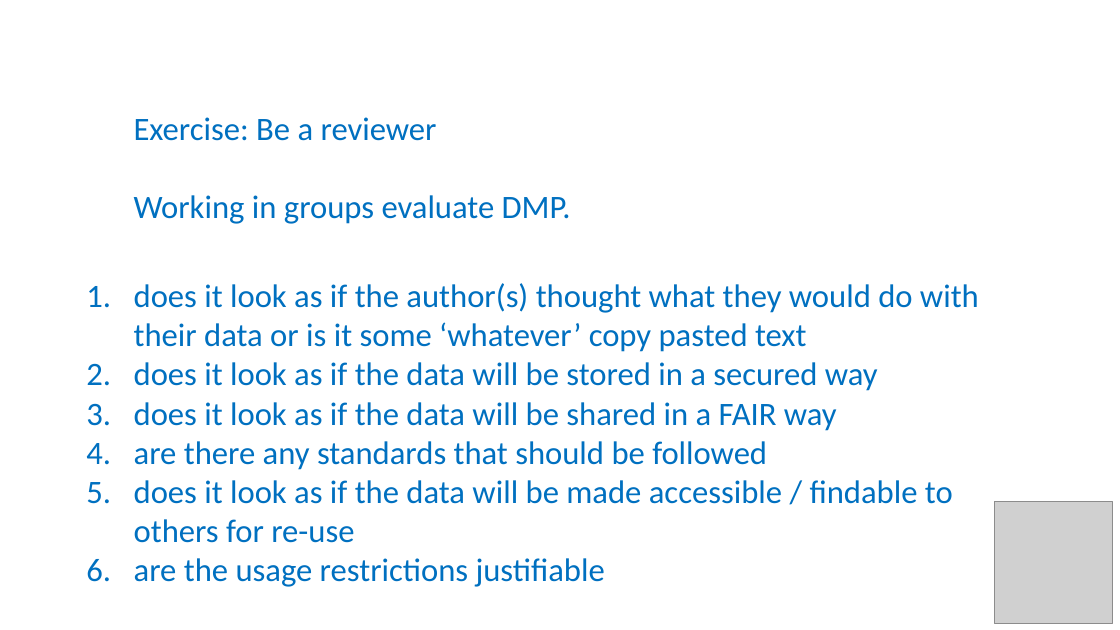
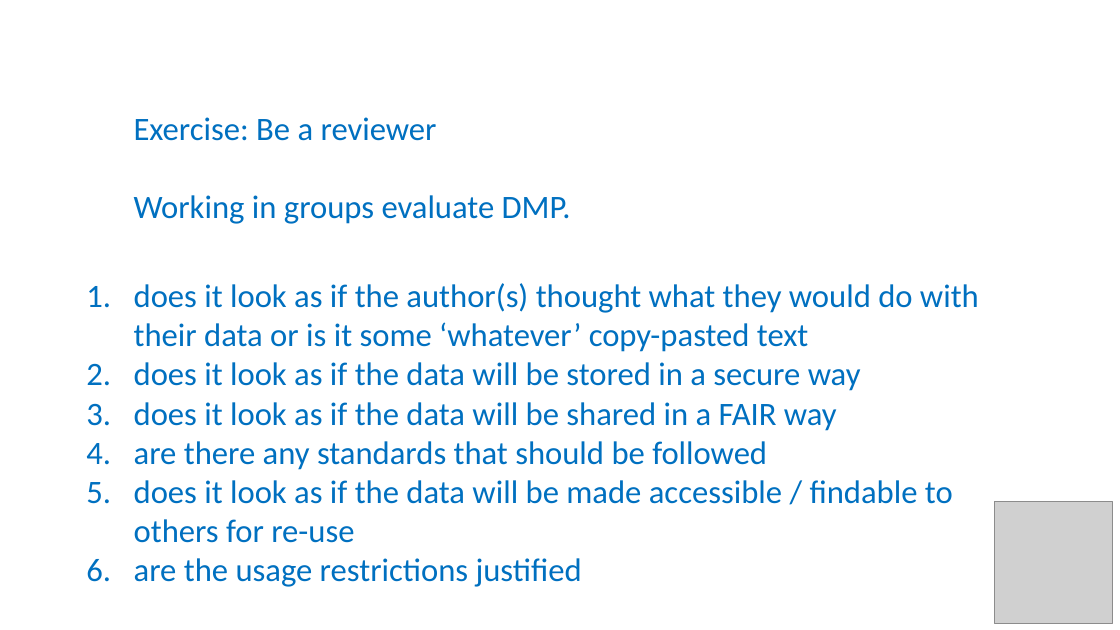
Before and after one commit to carpentries-incubator/fair-for-leaders, a slide deck: slide 13 of instructors/05-All_about_planning.pptx. Drawn at 1120x630 pixels with LibreOffice and Linux fonts; fonts in the diff are those of the drawing; grey boxes stand for pictures. Boxes give left, top, right and bottom in pixels: in the first picture for what was removed or moved away, otherwise in the second. Text is boxed around its words. In the diff, an @@ line names an element or a change of style, - is before the commit and + after.

Commit message:
AM revised slides

```diff
--- a/instructors/05-All_about_planning.pptx
+++ b/instructors/05-All_about_planning.pptx
@@ text at (134, 283, 979, 391): text changed @@
-1. does it look as if the author(s) thought what they would do with their data or is it some ‘whatever’ copy pasted text
-2. does it look as if the data will be stored in a secured way
+1. does it look as if the author(s) thought what they would do with their data or is it some ‘whatever’ copy-pasted text
+2. does it look as if the data will be stored in a secure way
@@ text at (134, 558, 582, 587): text changed @@
-6. are the usage restrictions justifiable
+6. are the usage restrictions justified
```
Also in this commit, not shown: 4 other files.
